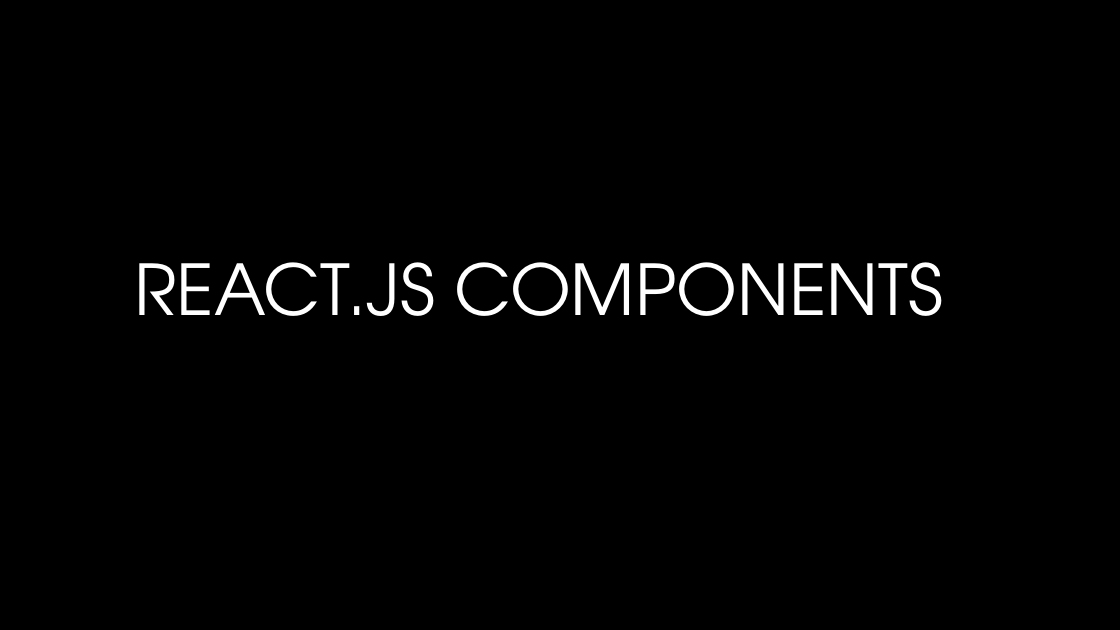
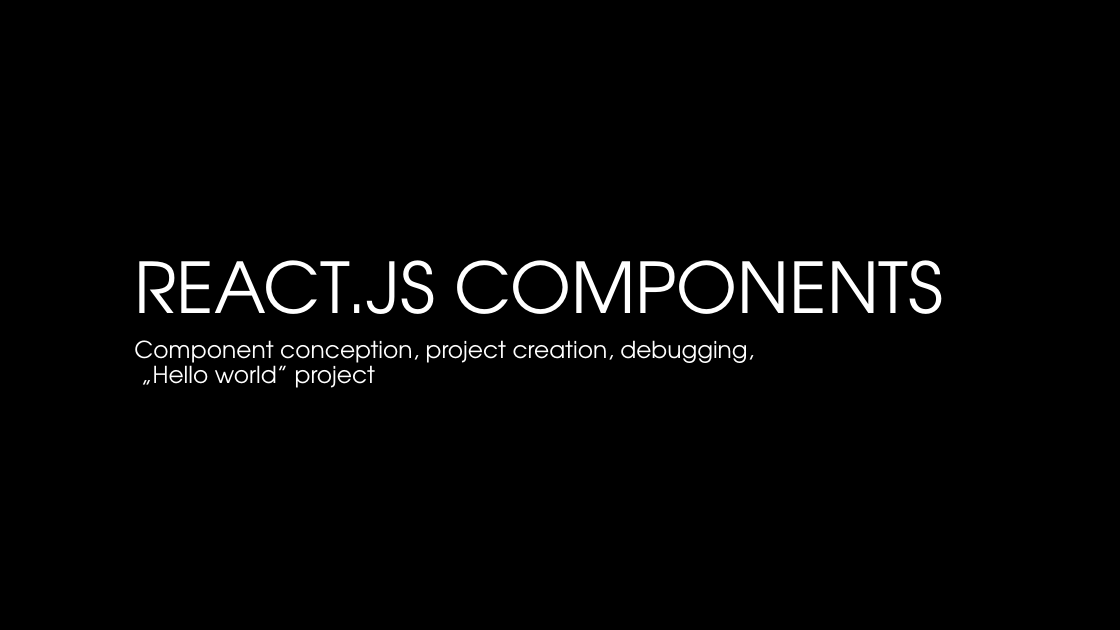
Before and after one commit to mjarzebkowski/AGH_ReactContainersPresentation, a slide deck: slide 1 of ReactContainers.pptx. Drawn at 1120x630 pixels with LibreOffice and Linux fonts; fonts in the diff are those of the drawing; background and template pictures are left out. Boxes give left, top, right and bottom in pixels: in the first picture for what was removed or moved away, otherwise in the second. Text is boxed around its words. In the diff, an @@ line names an element or a change of style, - is before the commit and + after.

```diff
--- a/ReactContainers.pptx
+++ b/ReactContainers.pptx
@@ title "REACT.JS COMPONENTS" at box(134, 260, 944, 345): line spacing 1 to 0.9 @@
@@ subtitle added at box(134, 340, 754, 388), 20 pt, text #FFFFFF @@
+Component conception, project creation, debugging,
+„Hello world” project
```
Also in this commit, not shown: 6 other slides changed, 9 slides added, 1 other file.
